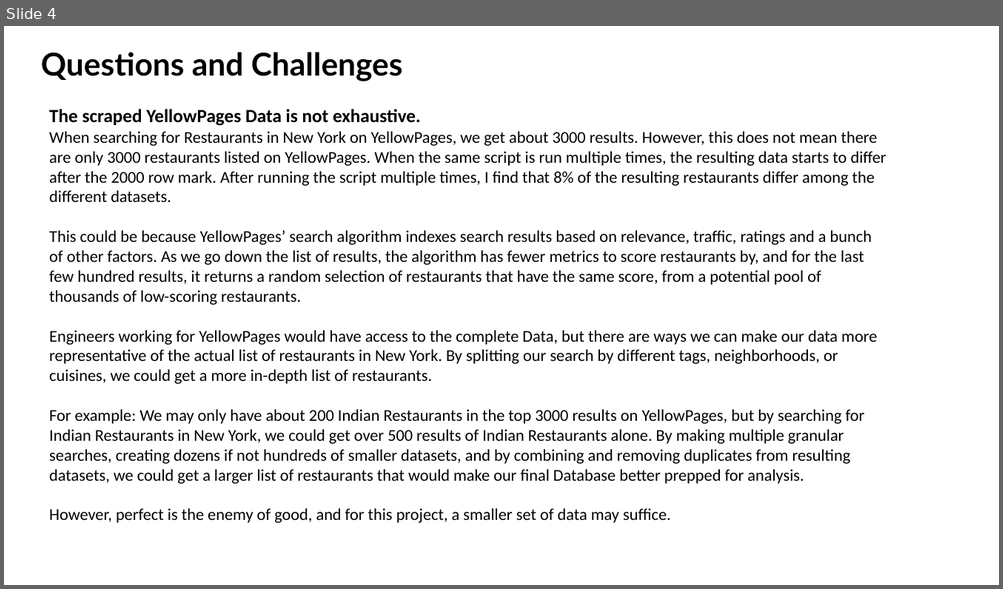
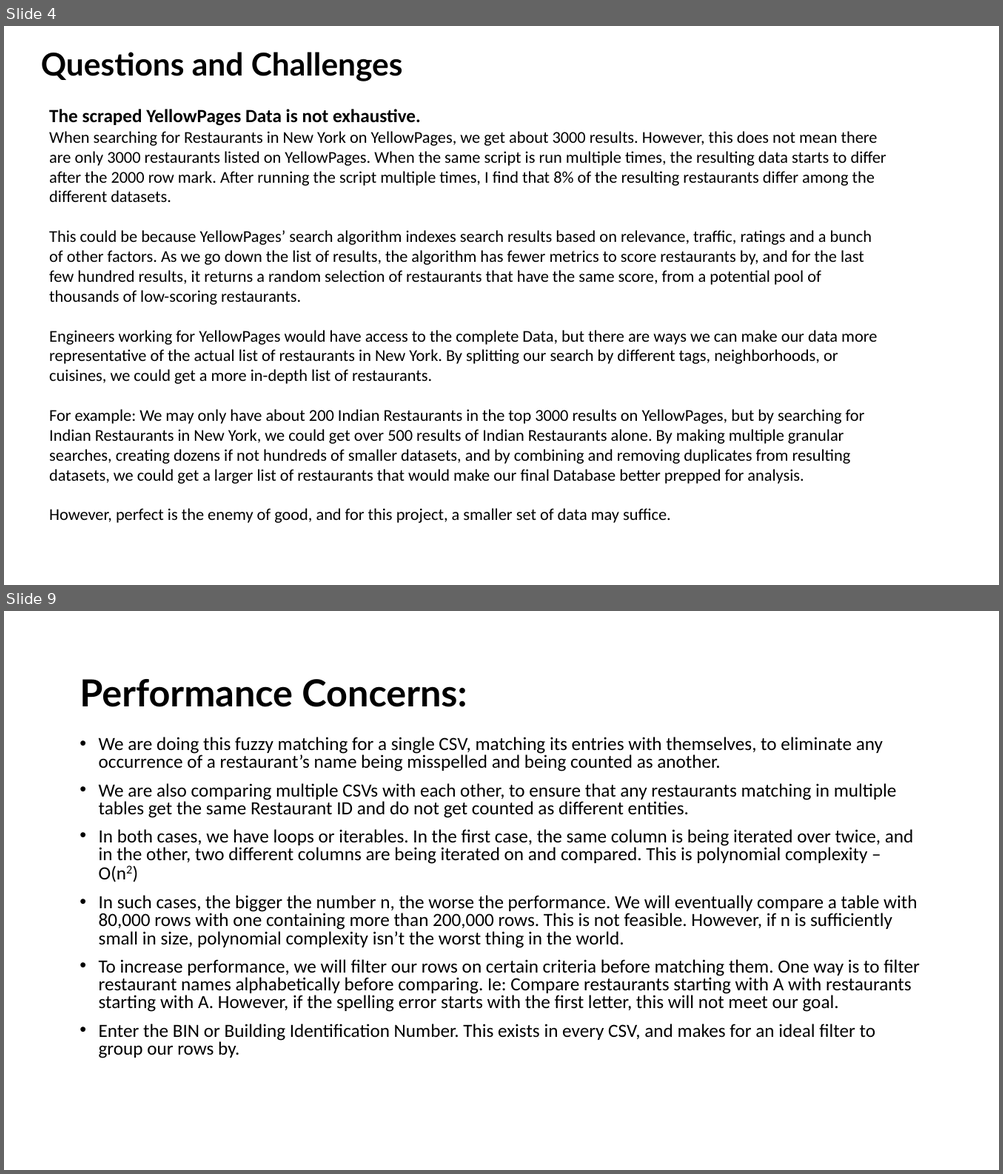
Before and after one commit to sephi-22/restaurant_services_analytics, a slide deck: ETH_Project 1.pptx. Shown one above the other, each under a label of ours: slide 4 before the commit, slides 4 and 9 after it; the slides between them are not shown. The pictures are 1003x589 and 1003x1174 pixels, drawn with LibreOffice and Linux fonts; fonts in the diff are those of the drawing. Boxes give left, top, right and bottom in pixels: in the first picture for what was removed or moved away, otherwise in the second. Text is boxed around its words. In the diff, an @@ line names an element or a change of style, - is before the commit and + after.

Commit message:
presentation updated

```diff
--- a/ETH_Project 1.pptx
+++ b/ETH_Project 1.pptx
@@ slide 9 added at [4,611,999,1170], background #FFFFFF @@
@@ title added at [79,679,466,707], 36 pt, text #000000, bold @@
+Performance Concerns:
@@ text added at [99,737,919,1059], 18 pt, text #000000 @@
+• We are doing this fuzzy matching for a single CSV, matching its entries with themselves, to eliminate any occurrence of a restaurant’s name being misspelled and being counted as another.
+• We are also comparing multiple CSVs with each other, to ensure that any restaurants matching in multiple tables get the same Restaurant ID and do not get counted as different entities.
+• In both cases, we have loops or iterables. In the first case, the same column is being iterated over twice, and in the other, two different columns are being iterated on and compared. This is polynomial complexity – O(n2)
+• In such cases, the bigger the number n, the worse the performance. We will eventually compare a table with 80,000 rows with one containing more than 200,000 rows. This is not feasible. However, if n is sufficiently small in size, polynomial complexity isn’t the worst thing in the world.
+• To increase performance, we will filter our rows on certain criteria before matching them. One way is to filter restaurant names alphabetically before comparing. Ie: Compare restaurants starting with A with restaurants starting with A. However, if the spelling error starts with the first letter, this will not meet our goal.
+• Enter the BIN or Building Identification Number. This exists in every CSV, and makes for an ideal filter to group our rows by.
```
Also in this commit, not shown: 8 other slides added, 1 slide removed.
